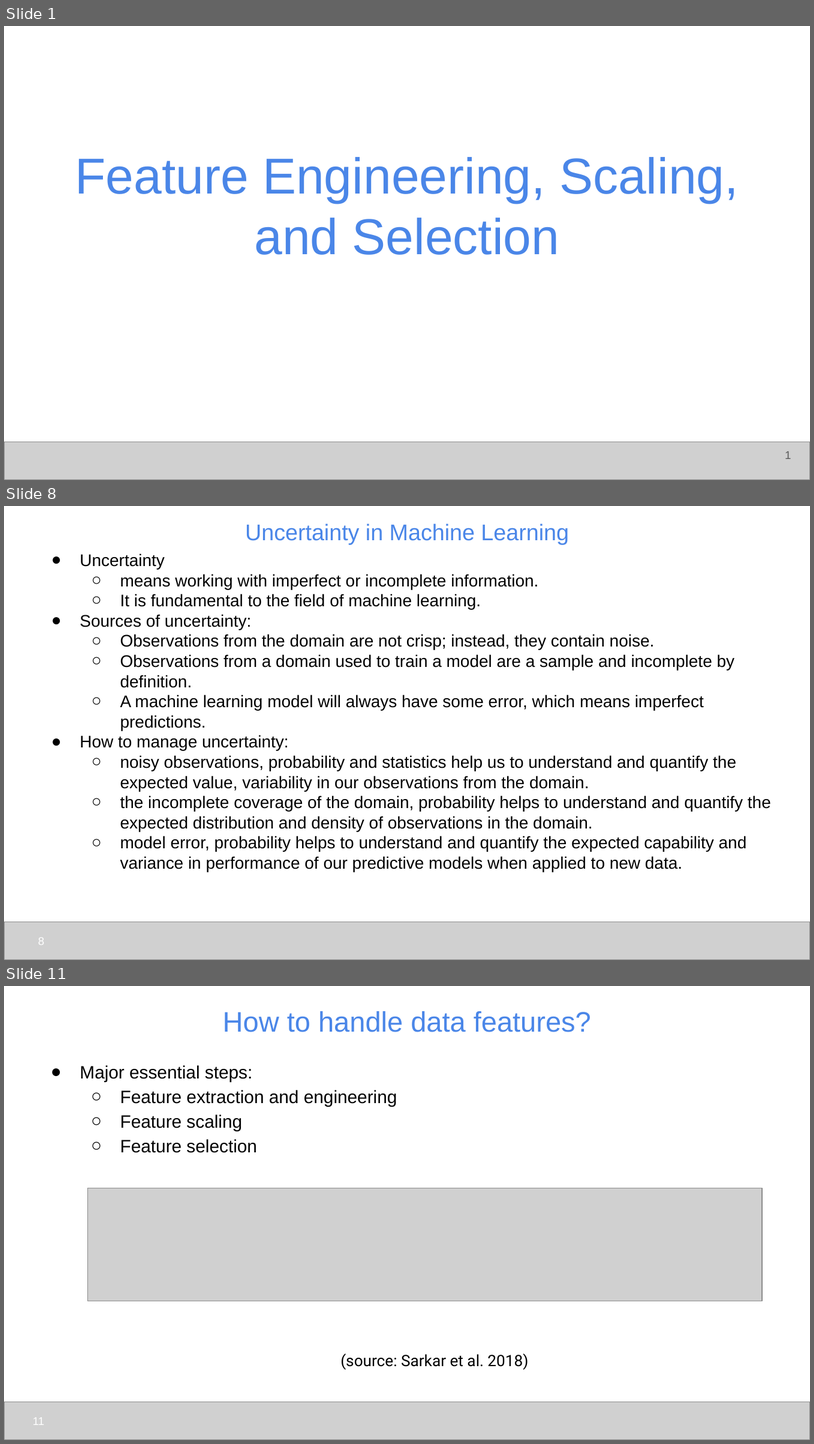
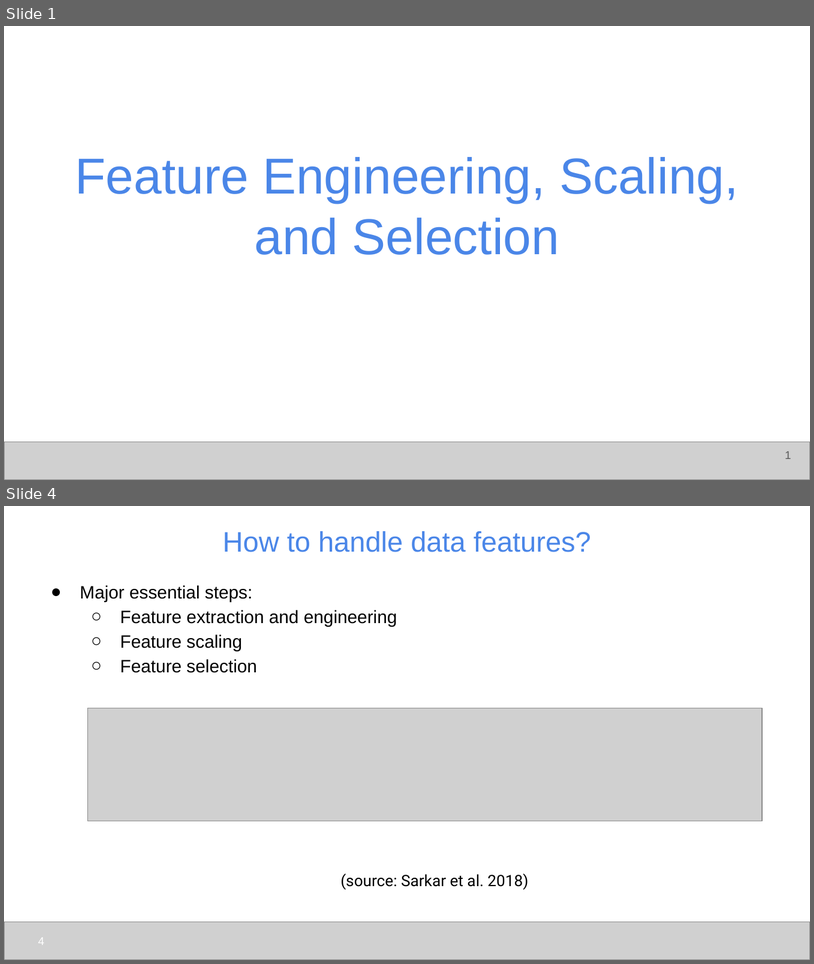
Before and after one commit to udel-cbcb/NIGMS-Sandbox-UD, a slide deck: Submodule_3/Lectures/Submodule_3_Lecture_2_Feature_Engineering_Scaling_Selection.pptx. Shown one above the other, each under a label of ours: slides 1, 8 and 11 before the commit, slides 1 and 4 after it; the slides between them are not shown. The pictures are 814x1444 and 814x964 pixels, drawn with LibreOffice and Linux fonts; fonts in the diff are those of the drawing; grey boxes stand for pictures. Boxes give left, top, right and bottom in pixels: in the first picture for what was removed or moved away, otherwise in the second. Text is boxed around its words. In the diff, an @@ line names an element or a change of style, - is before the commit and + after.

```diff
--- a/Submodule_3/Lectures/Submodule_3_Lecture_2_Feature_Engineering_Scaling_Selection.pptx
+++ b/Submodule_3/Lectures/Submodule_3_Lecture_2_Feature_Engineering_Scaling_Selection.pptx
@@ slide 8 removed at bbox=[4, 506, 810, 960], background #FFFFFF @@
@@ title removed at bbox=[245, 523, 569, 545] @@
-Uncertainty in Machine Learning
@@ text removed at bbox=[80, 553, 771, 871] @@
-● Uncertainty
-  ○ means working with imperfect or incomplete information.
-  ○ It is fundamental to the field of machine learning.
-● Sources of uncertainty:
-  ○ Observations from the domain are not crisp; instead, they contain noise.
-  ○ Observations from a domain used to train a model are a sample and incomplete by definition.
-  ○ A machine learning model will always have some error, which means imperfect predictions.
-● How to manage uncertainty:
-  ○ noisy observations, probability and statistics help us to understand and quantify the expected value, variability in our observations from the domain.
-  ○ the incomplete coverage of the domain, probability helps to understand and quantify the expected distribution and density of observations in the domain.
-  ○ model error, probability helps to understand and quantify the expected capability and variance in performance of our predictive models when applied to new data.
@@ picture removed at bbox=[4, 921, 810, 959] @@
@@ page number removed at bbox=[38, 937, 44, 945] @@
-8
@@ what was slide 11 is now slide 4 @@
@@ page number at bbox=[38, 937, 44, 943]: text changed @@
-11
+4
```
Also in this commit, not shown: 5 slides changed, 7 other slides removed.
